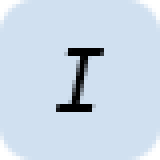
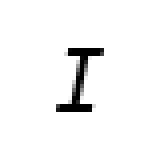
Layer changes from the first 160 x 160 image to the second:
removed layer "Background" over bbox(0, 0, 160, 160)
